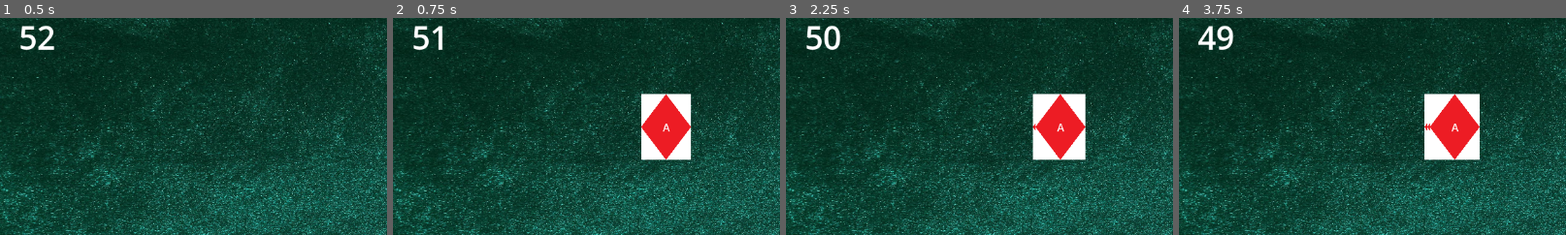
Above: before the commit, frames 1-4 (left to right).
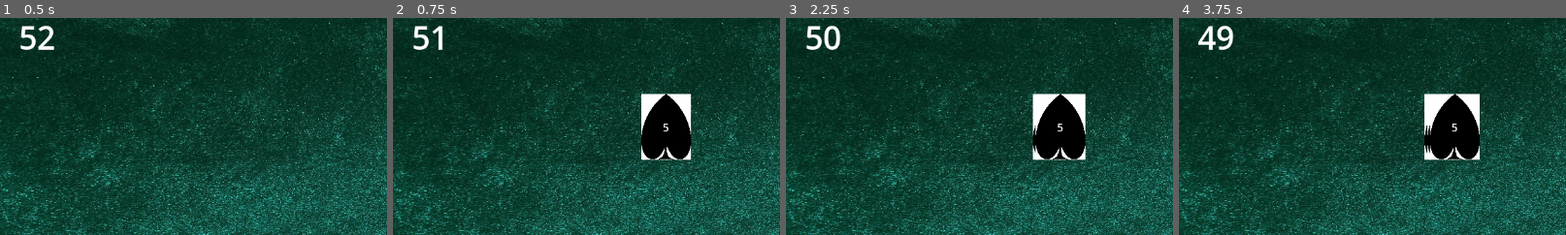
Above: after the commit, the same moments.

Repository: Aaron403-dot/EOpcional-BlackjackGodot
Game: Godot game, scene res://Carta.tscn
Two runs of this game, one before a commit and one after it. Both use one fixed random seed, a clock stepped at 60 frames per second and the inputs below.
Inputs:
- Up to frame 1 (0.5 s): no input
- Up to frame 2 (0.75 s): click "HIT" at 0.5 s
- Up to frame 3 (2.25 s): click "FOLD" at 1.25 s; click "HIT" at 2 s
- Up to frame 4 (3.75 s): click "FOLD" at 2.75 s; click "HIT" at 3.5 s
The pictures show only the part of the screen within x 0-50%, y 3-53%; the shares and areas given below are measured in that part.

Frame 1 is identical in both runs. In frame 2, 3.0% of the frame differs, in the area x 64-78%, y 34-66%; in frame 3, 3.1%; in frame 4, 3.1%, in the area x 63-78%, y 34-66%.

Commit message:
corregido error

Diff:
--- a/Carta.gd
+++ b/Carta.gd
@@ -25,7 +25,11 @@
 			cartaBG.set_texture(load("res://Icons/Trebol.png"))
 		"Corazon":
 			cartaBG.set_texture(load("res://Icons/Corazon.png"))
-	valorEnCarta.set_text(value)
+
+	if typeof(value) == TYPE_INT:
+		valorEnCarta.set_text( String.num_int64(value))
+	else:
+		valorEnCarta.set_text(value)
 
 	pass
 
--- a/project.godot
+++ b/project.godot
@@ -12,7 +12,7 @@
 
 config/name="BlackJ_Diferente_manera"
 run/main_scene="res://Carta.tscn"
-config/features=PackedStringArray("4.1", "GL Compatibility")
+config/features=PackedStringArray("4.4", "GL Compatibility")
 config/icon="res://icon.svg"
 
 [dotnet]
--- a/universalrules.gd
+++ b/universalrules.gd
@@ -20,10 +20,9 @@
 	EtiquetaCartas = $Camera2D/TextureRect/interfazJuego/Fondo/margenContenedor/HBoxContainer/VBoxContainer/nCartas
 	EtiquetaCartas.set_text(String.num_int64(numeroCartas))
 	Carta = load("res://CartaObj.tscn")
-	Instanciar = Carta.instantiate()
+
 	LadoCrupier = $Camera2D/TextureRect/interfazJuego/Fondo/margenContenedor/HBoxContainer/VBoxContainer3/BoxContainer
 	LadoJugador = $Camera2D/TextureRect/interfazJuego/Fondo/margenContenedor/HBoxContainer/VBoxContainer3/BoxContainer2
-	#nodoHijo.connect("señal",self,"_on_hit_button_down")
 	pass
 
 func GenerarMazo():
@@ -49,23 +48,25 @@
 func generarCarta():
 	numeroCartas -=1
 	Instanciar = Carta.instantiate()
+	Instanciar.value = 5
+	Instanciar.TipoCarta = "Pica"
 	LadoCrupier.add_child(Instanciar)
-#	var pos = Vector2(X,Y)
-#	Instanciar.position = pos
-##	Instanciar.position = pos
-#
-#	X+=150
 
 	pass
 
+func AleatoriaCarta():
+
+
+	pass
+
+
 func _on_hit_button_down() -> void:
-#	print("YAAAAAAAAAAAAAAAAAAAAAAAAAAA")
 	generarCarta()
-#	Instanciar.position = pos
+
 
 	pass # Replace with function body.
 
 
 func _on_fold_button_down() -> void:
-#	print("LO LOGRE")
+
 	pass # Replace with function body.
Not shown, added: Carta.gd.uid
Not shown: 1 places in Carta.tscn that only renumber resources
Not shown: 1 places in CartaObj.tscn that only renumber resources
Not shown, added: signalExport.gd.uid
Not shown, added: universalrules.gd.uid
